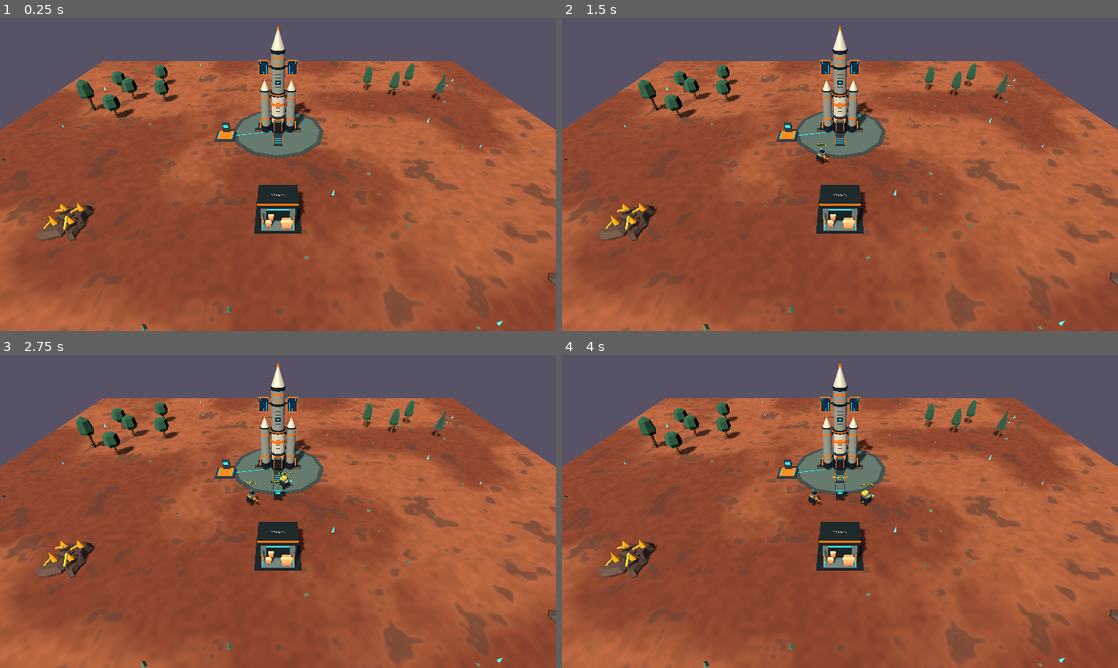
Above: before the commit, frames 1-4 (two rows, left to right).
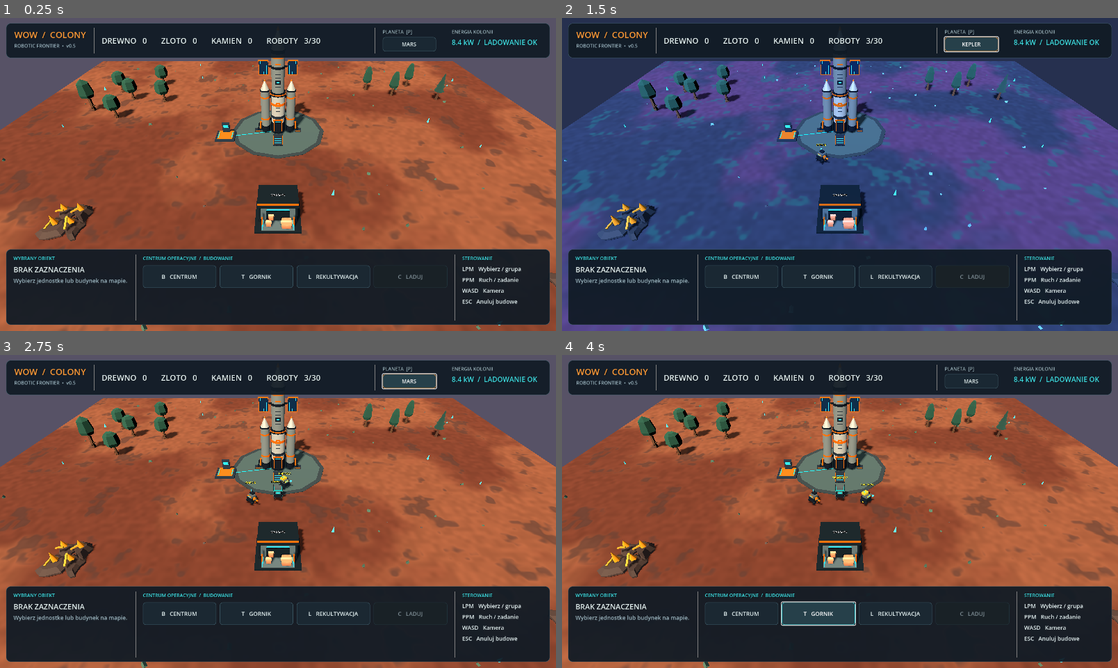
Above: after the commit, the same moments.

Repository: serafin1367/wow
Game: Godot game, scene res://scenes/main.tscn
The game is run twice, just before and just after one commit, with the same random seed, the same clock (stepped at 60 frames per second) and the same inputs.
Inputs (mouse positions are in pixels of both pictures, inside the frame that each line leads up to):
- Up to frame 1 (0.25 s): no input
- Up to frame 2 (1.5 s): click (973, 43) at 0.5 s, where only the run after the commit has a clickable "MARS"; click (973, 43) at 1.25 s, where only the run after the commit has a clickable "ZIEMIA"
- Up to frame 3 (2.75 s): click (411, 380) at 2 s, where only the run after the commit has a clickable "KEPLER"
- Up to frame 4 (4 s): click (739, 614) at 2.75 s, where only the run after the commit has a clickable "B CENTRUM"; click (817, 614) at 3.5 s, where only the run after the commit has a clickable "T GORNIK"

The runs differ from the first frame. In frame 1, 34% of the frame differs, in the area x 1-99%, y 1-98%; in frame 2, 98%, in the area x 0-100%, y 0-100%; in frame 3, 34%; in frame 4, 34%.
Error before the commit: Invalid access to property or key 'planet_change_requested' on a base object of type 'CanvasLayer (colony_hud.gd)'. (res://scripts/main.gd:451)

Commit message:
ui: add planet selector for Mars Earth and Kepler to WOW HUD

Diff:
--- a/scripts/colony_hud.gd
+++ b/scripts/colony_hud.gd
@@ -6,6 +6,7 @@
 signal build_forester_requested
 signal train_robot_requested
 signal charge_requested
+signal planet_change_requested
 
 const BG = Color(0.065, 0.105, 0.145, 0.94)
 const BG_SUBTLE = Color(0.105, 0.16, 0.20, 0.96)
@@ -27,6 +28,7 @@
 var forester_button: Button
 var train_button: Button
 var charge_button: Button
+var planet_button: Button
 
 
 func _ready() -> void:
@@ -74,13 +76,23 @@
 	branding.custom_minimum_size.x = 150
 	row.add_child(branding)
 	branding.add_child(_label("WOW  /  COLONY", 20, ORANGE, true))
-	branding.add_child(_label("ROBOTIC FRONTIER  •  v0.3", 11, MUTED))
+	branding.add_child(_label("ROBOTIC FRONTIER  •  v0.5", 11, MUTED))
 	row.add_child(VSeparator.new())
 
 	resource_label = _label("", 18, TEXT, true)
 	resource_label.size_flags_horizontal = Control.SIZE_EXPAND_FILL
 	row.add_child(resource_label)
 
+	row.add_child(VSeparator.new())
+	var planet_block := VBoxContainer.new()
+	planet_block.custom_minimum_size.x = 123
+	planet_block.add_child(_label("PLANETA  [P]", 11, MUTED, true))
+	planet_button = _action_button("MARS", "Zmien biom: Ziemia / Mars / Kepler", ORANGE)
+	planet_button.custom_minimum_size = Vector2(121, 32)
+	planet_button.add_theme_font_size_override("font_size", 12)
+	planet_button.pressed.connect(func(): planet_change_requested.emit())
+	planet_block.add_child(planet_button)
+	row.add_child(planet_block)
 	row.add_child(VSeparator.new())
 	var power_block := VBoxContainer.new()
 	power_block.custom_minimum_size.x = 207
@@ -171,6 +183,11 @@
 	help.add_child(_label("ESC   Anuluj budowe", 13, TEXT))
 
 
+func set_planet(planet: String) -> void:
+	if planet_button != null:
+		planet_button.text = planet.to_upper()
+
+
 func set_resources(wood: int, gold: int, stone: int, population: int, cap: int) -> void:
 	if resource_label != null:
 		resource_label.text = "DREWNO   %d       ZLOTO   %d       KAMIEN   %d       ROBOTY   %d/%d" % [
